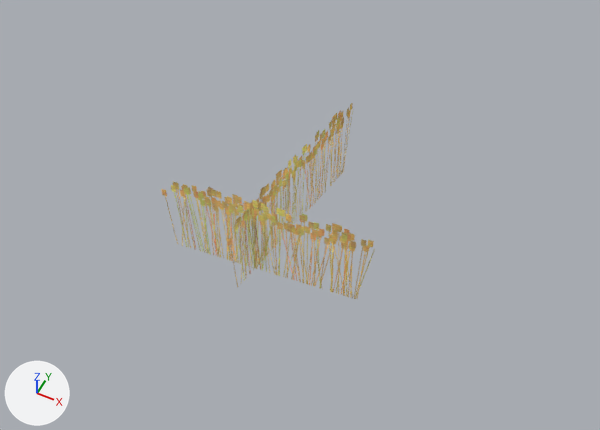
What one commit did to the glTF model game/data/meshes/props/Crop_Wheat_1_LOD2.gltf.
Before and after are seen from a 50 mm lens placed at (2.23, -4.44, 5.82), pointed at (0.06, -0.11, 0.4). Lighting does not change. The marker at lower left points along +X, +Y and +Z. The picture after the commit comes second.

Objects in the first picture: 'Crop_Wheat_1_LOD2'.
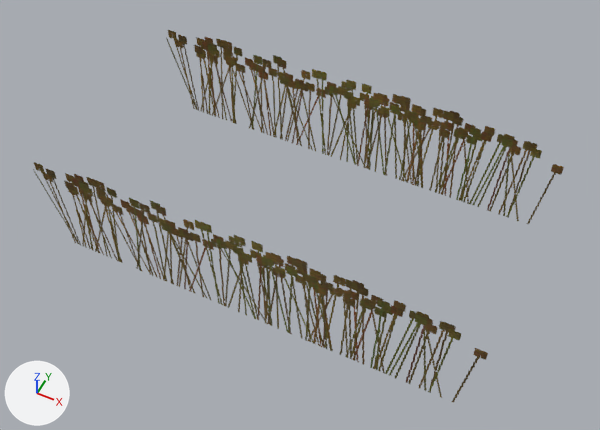
Changed parts and their boxes (x1, y1, x2, y2) in the pictures (600 x 430 px; the box of a moved part takes in the faces that stretch with it):
'Crop_Wheat_1_LOD2', reshaped (147% wider, 89% taller): before (161, 103, 375, 299); after (33, 30, 564, 402)
part 1 of me_crop_wheat_1_lod2, moved or reshaped: before (161, 181, 375, 299); after (33, 162, 488, 402)
part 2 of me_crop_wheat_1_lod2, moved or reshaped: before (228, 103, 353, 287); after (166, 30, 564, 224)

Edits to the bpy script that builds the scene:
```text
Change me_crop_wheat_1_lod2:
    used by ob_crop_wheat_1_lod2; location = (0.0, 0.0, 0.0)
    remove me_crop_wheat_1_lod2.from_pydata(...)  # 8 vertices, 4 faces; spans x -1.01..0.88, y -0.86..1.02, z 0.0..0.92
    add me_crop_wheat_1_lod2.from_pydata(...)  # 8 vertices, 4 faces; spans x -2.0..2.0, y -1.01..1.05, z 0.0..1.06
    me_crop_wheat_1_lod2 part 1
    me_crop_wheat_1_lod2.vertices[0].co: (-1.01, -0.61, 0.0) -> (2.0, -1.01, 0.0)
    me_crop_wheat_1_lod2.vertices[1].co: (0.88, -0.43, 0.0) -> (-2.0, -1.01, 0.0)
    me_crop_wheat_1_lod2.vertices[2].co: (0.88, -0.43, 0.92) -> (-2.0, -1.01, 1.06)
    me_crop_wheat_1_lod2.vertices[3].co: (-1.01, -0.61, 0.92) -> (2.0, -1.01, 1.06)
    me_crop_wheat_1_lod2 part 2
    me_crop_wheat_1_lod2.vertices[4].co: (-0.22, -0.86, 0.0) -> (2.0, 1.05, 0.0)
    me_crop_wheat_1_lod2.vertices[5].co: (0.04, 1.02, 0.0) -> (-2.0, 1.05, 0.0)
    me_crop_wheat_1_lod2.vertices[6].co: (0.04, 1.02, 0.92) -> (-2.0, 1.05, 1.06)
    me_crop_wheat_1_lod2.vertices[7].co: (-0.22, -0.86, 0.92) -> (2.0, 1.05, 1.06)
```
